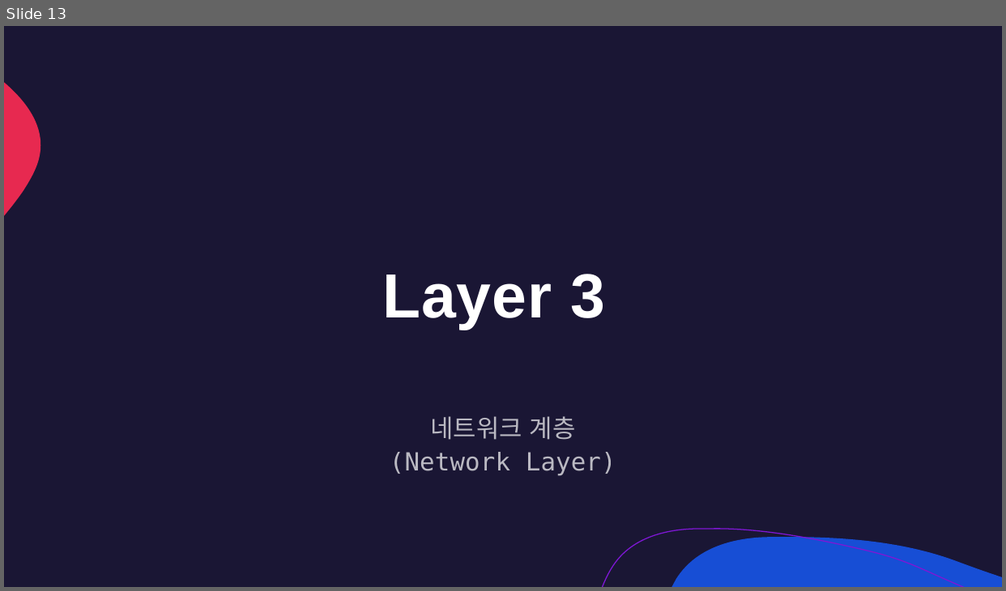
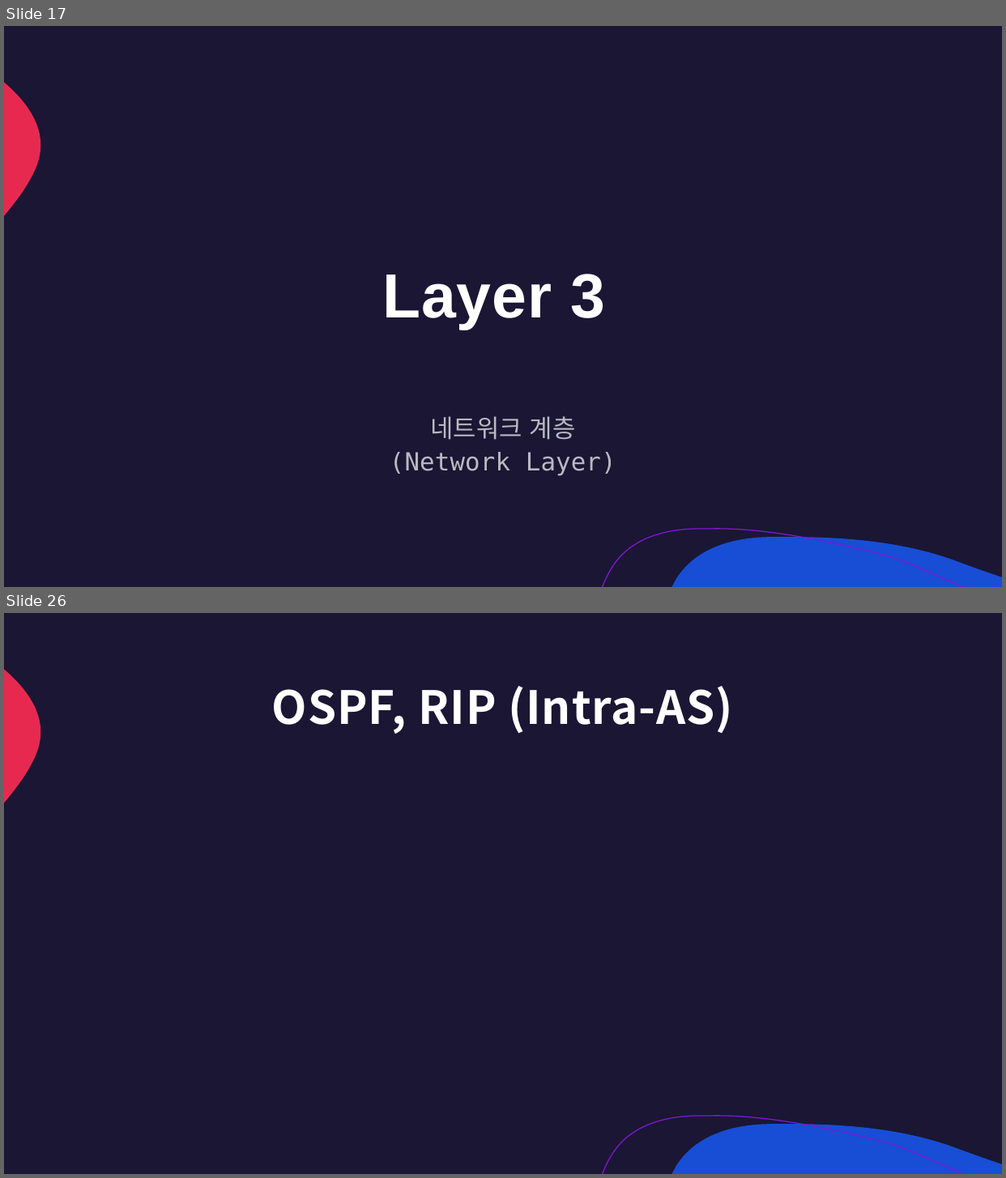
Before and after one commit to lumen4723/2024_network, a slide deck: 2.pptx. Shown one above the other, each under a label of ours: slide 13 before the commit, slides 17 and 26 after it; the slides between them are not shown. The pictures are 1006x591 and 1006x1178 pixels, drawn with LibreOffice and Linux fonts; fonts in the diff are those of the drawing. Boxes give left, top, right and bottom in pixels: in the first picture for what was removed or moved away, otherwise in the second. Text is boxed around its words. In the diff, an @@ line names an element or a change of style, - is before the commit and + after.

```diff
--- a/2.pptx
+++ b/2.pptx
@@ slide 26 added at (4,613,1002,1174), background #1A1634; not listed: 3 template elements that a slide beside it also shows @@
@@ title added at (272,686,733,734), 44 pt, text #FFFFFF, bold @@
+OSPF, RIP (Intra-AS)
@@ what was slide 13 is now slide 17 @@
```
Also in this commit, not shown: 3 slides changed, 15 other slides added, 2 slides removed, 1 other file.
